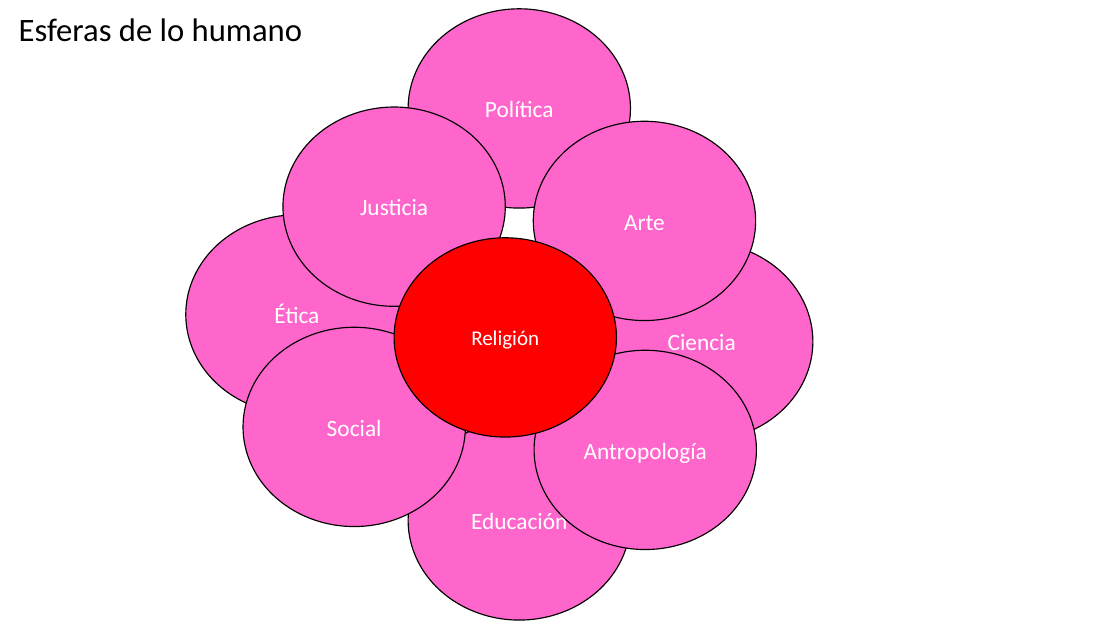
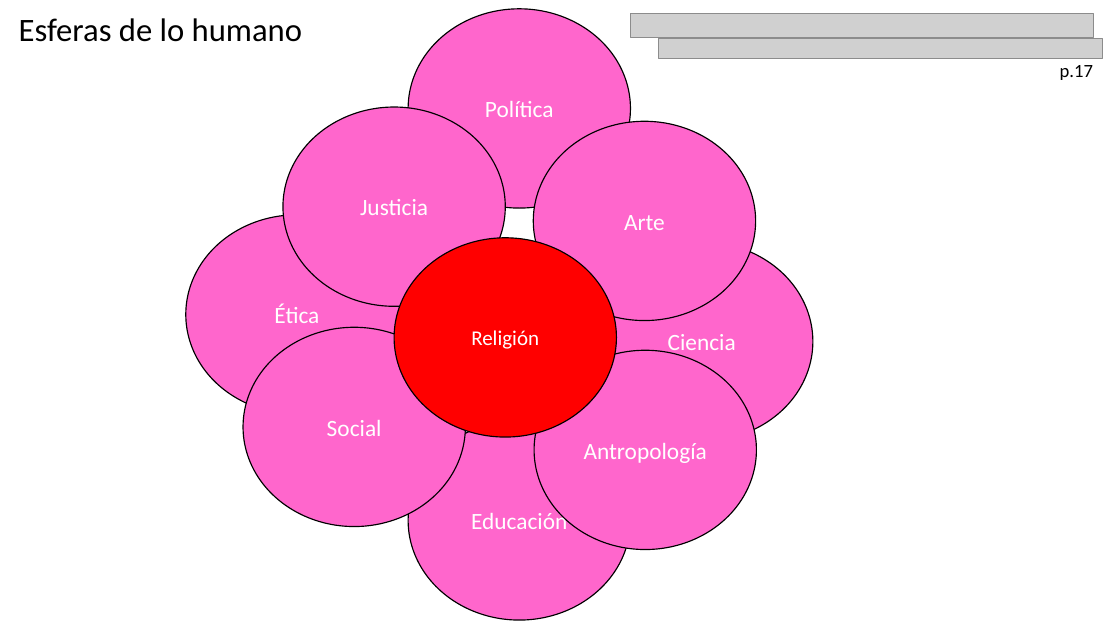
Before and after one commit to zaboltar/zaboltar.github.io, a slide deck: slide 2 of assets uarm/2023 2 UarmPCrit/Taylor - Era Secular 3 y 5.pptx (slide 3 before the commit). Drawn at 1120x630 pixels with LibreOffice and Linux fonts; fonts in the diff are those of the drawing; grey boxes stand for pictures. Boxes give left, top, right and bottom in pixels: in the first picture for what was removed or moved away, otherwise in the second. Text is boxed around its words. In the diff, an @@ line names an element or a change of style, - is before the commit and + after.

```diff
--- a/assets uarm/2023 2 UarmPCrit/Taylor - Era Secular 3 y 5.pptx
+++ b/assets uarm/2023 2 UarmPCrit/Taylor - Era Secular 3 y 5.pptx
@@ picture added at box(631, 13, 1094, 37) @@
@@ picture added at box(659, 39, 1102, 59) @@
@@ text added at box(1060, 65, 1093, 80), 16 pt, text #000000 @@
+p.17
```
Also in this commit, not shown: 11 other slides changed, 3 slides added, 1 slide removed, 8 other files.
